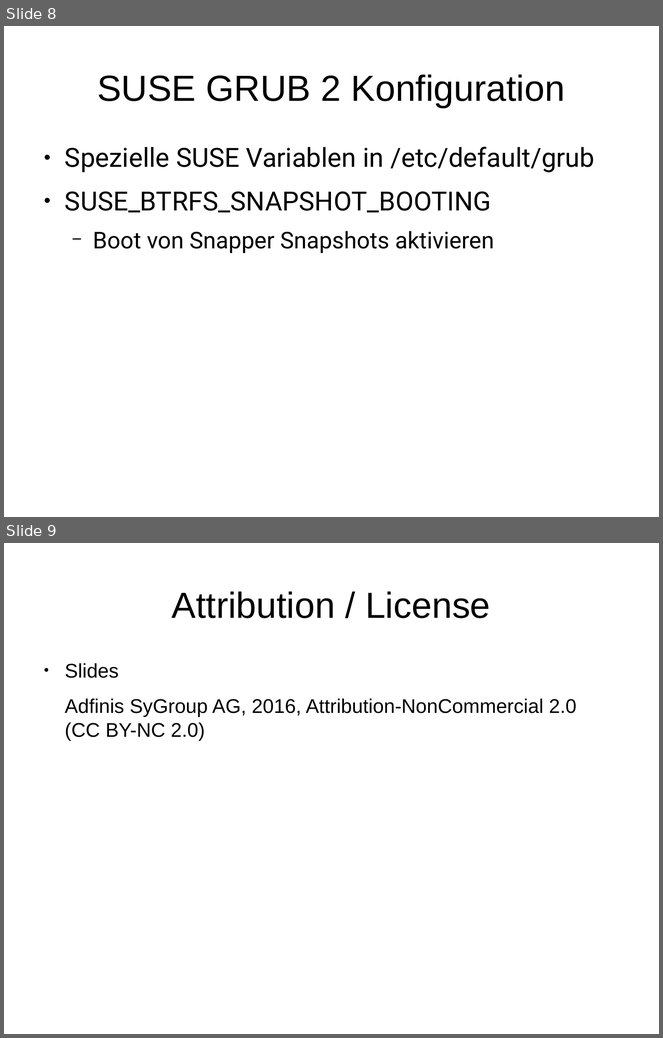
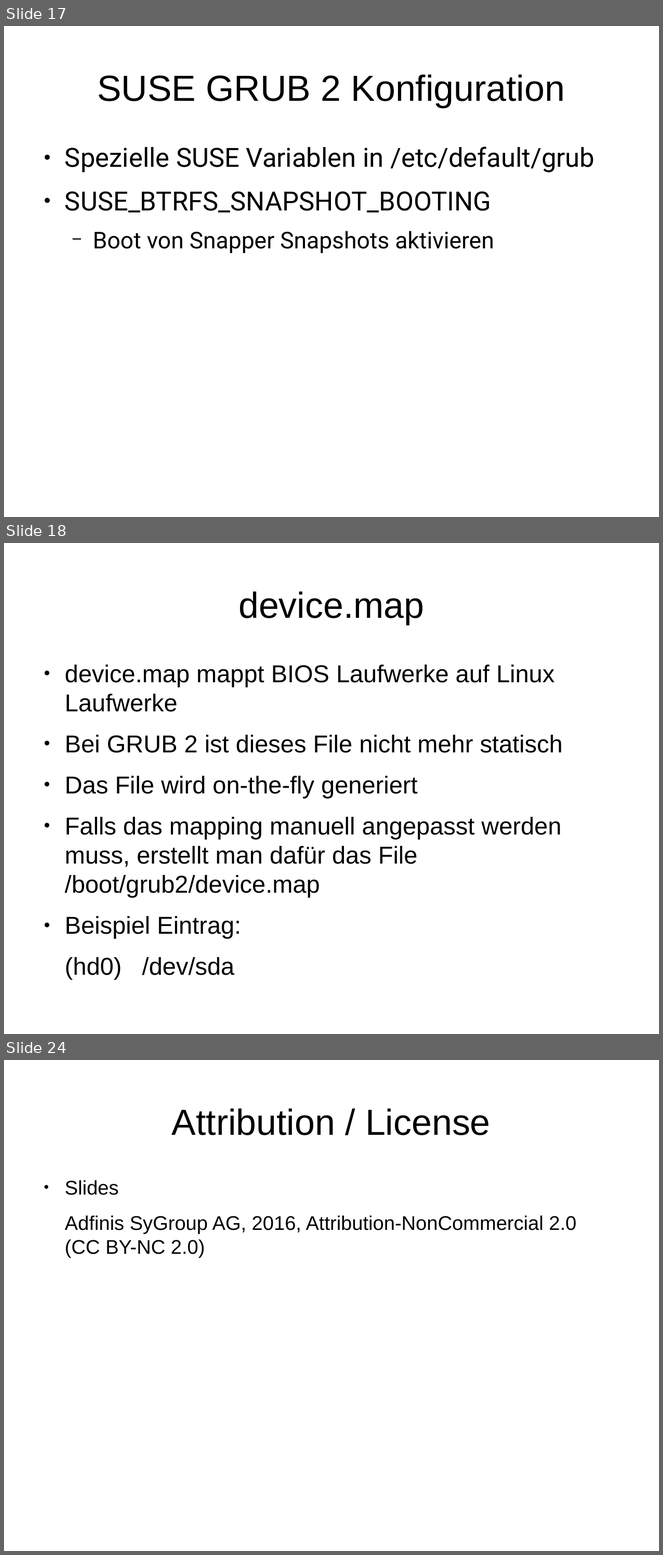
Before and after one commit to adfinis/adsy-trainings, a slide deck: SSA_SUSE-System-Administration/1004_grub2/modul_grub2_1004_01_slides.odp. Shown one above the other, each under a label of ours: slides 8 and 9 before the commit, slides 17, 18 and 24 after it; the slides between them are not shown. The pictures are 663x1038 and 663x1555 pixels, drawn with LibreOffice and Linux fonts; fonts in the diff are those of the drawing. Boxes give left, top, right and bottom in pixels: in the first picture for what was removed or moved away, otherwise in the second. Text is boxed around its words. In the diff, an @@ line names an element or a change of style, - is before the commit and + after.

Commit message:
pimp grub2 slides

```diff
--- a/SSA_SUSE-System-Administration/1004_grub2/modul_grub2_1004_01_slides.odp
+++ b/SSA_SUSE-System-Administration/1004_grub2/modul_grub2_1004_01_slides.odp
@@ slide 18 added at (4, 543, 659, 1034), background #FFFFFF @@
@@ title added at (239, 591, 424, 625), 44 pt, text #000000 @@
+device.map
@@ text added at (65, 665, 563, 939), 29.6 pt, text #000000 @@
+● device.map mappt BIOS Laufwerke auf Linux Laufwerke
+● Bei GRUB 2 ist dieses File nicht mehr statisch
+● Das File wird on-the-fly generiert
+● Falls das mapping manuell angepasst werden muss, erstellt man dafür das File /boot/grub2/device.map
+● Beispiel Eintrag:
+(hd0) /dev/sda
@@ what was slide 8 is now slide 17 @@
@@ what was slide 9 is now slide 24 @@
```
Also in this commit, not shown: 4 slides changed, 15 other slides added, 1 slide removed.
